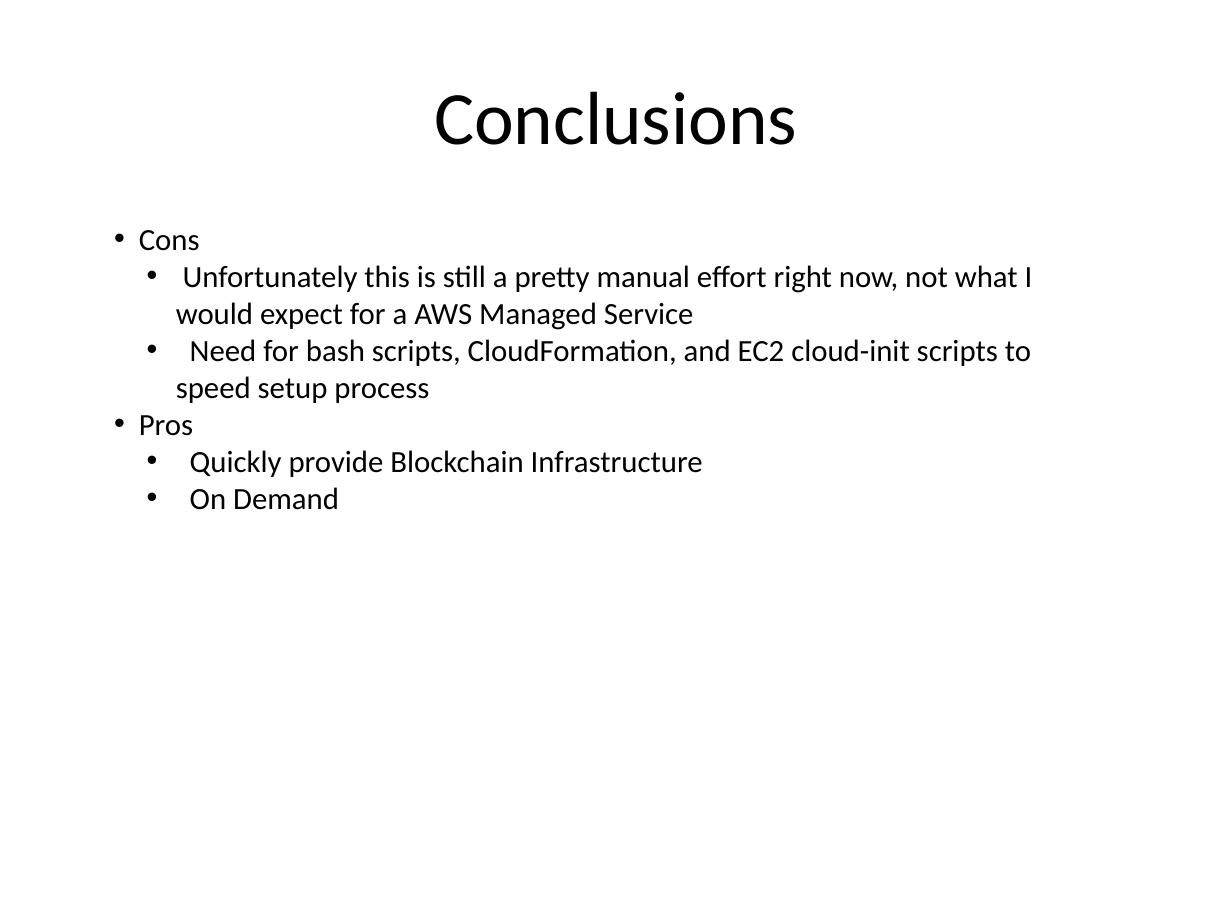
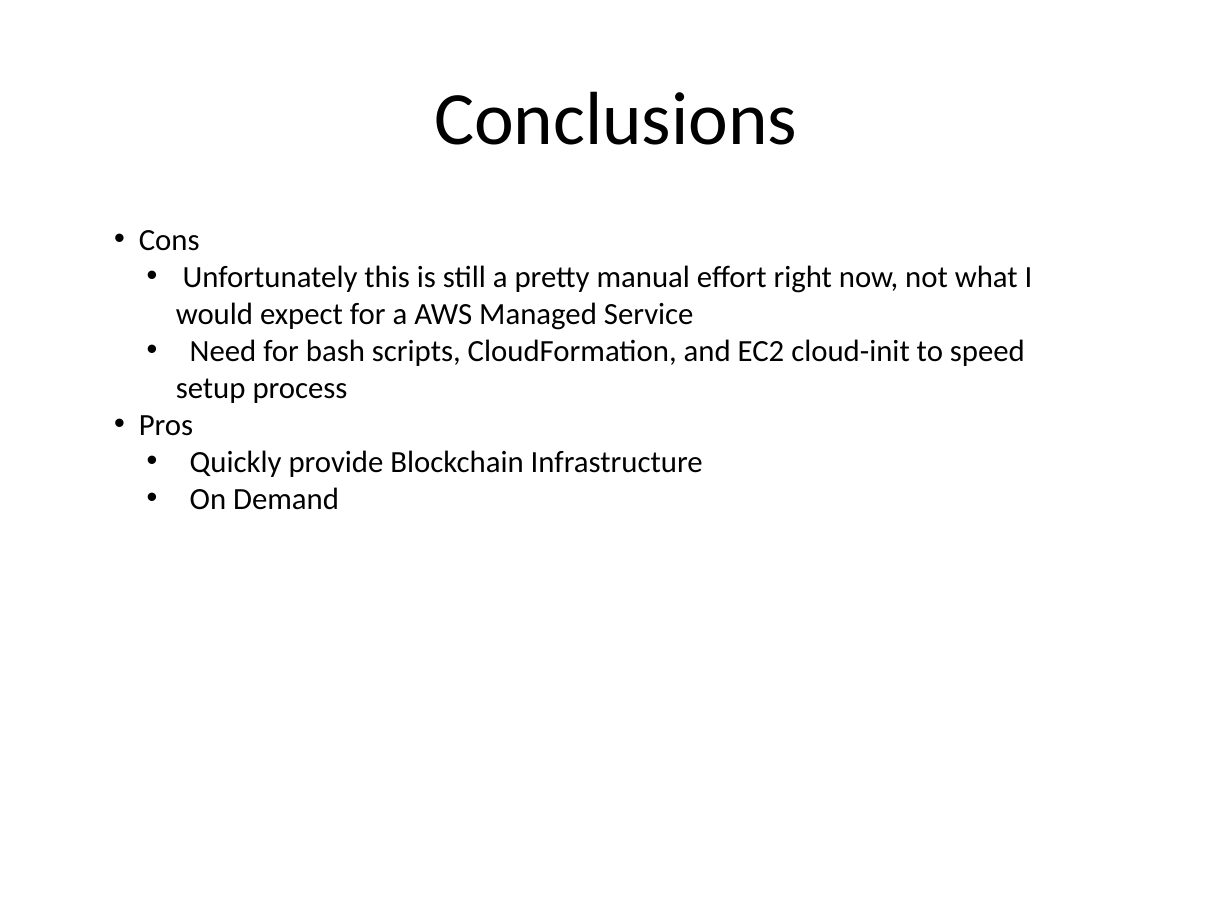
Before and after one commit to ProsperiaInc/aws-blockchain-fabric-quickstart, a slide deck: slide 9 of slides/AWS-Blockchain-Fabric-Quickstart.pptx. Drawn at 1232x924 pixels with LibreOffice and Linux fonts; fonts in the diff are those of the drawing; background and template pictures are left out. Boxes give left, top, right and bottom in pixels: in the first picture for what was removed or moved away, otherwise in the second. Text is boxed around its words. In the diff, an @@ line names an element or a change of style, - is before the commit and + after.

```diff
--- a/slides/AWS-Blockchain-Fabric-Quickstart.pptx
+++ b/slides/AWS-Blockchain-Fabric-Quickstart.pptx
@@ text at (176, 339, 1025, 403): text changed @@
-  • Need for bash scripts, CloudFormation, and EC2 cloud-init scripts to speed setup process
+  • Need for bash scripts, CloudFormation, and EC2 cloud-init to speed setup process
```
Also in this commit, not shown: 3 other slides changed, 1 other file.
